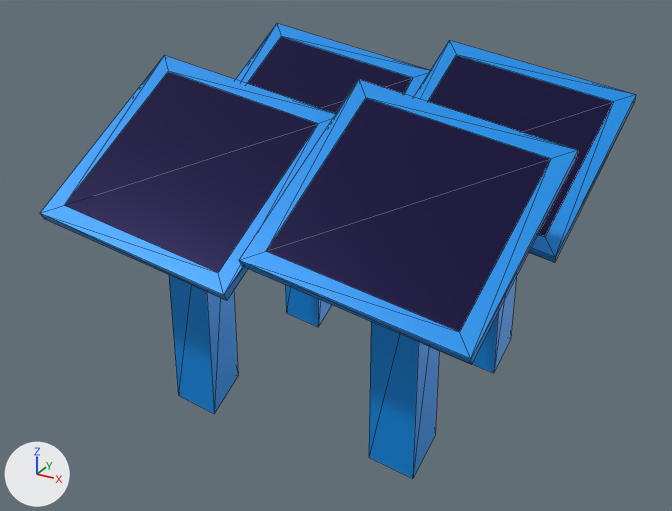
What one commit did to the glTF model assets/solar2.gltf.
Both versions are drawn from a camera (50 mm lens) standing at (1.83, -3.43, 1.71) and looking at (-0.03, -0.05, 0.02). Every picture has the same lights, and +X, +Y and +Z are marked at lower left. Mesh edges are drawn as thin lines. Where no turn or scale is listed for an object, it has been applied to the vertices. Vertices at the same position are counted once.
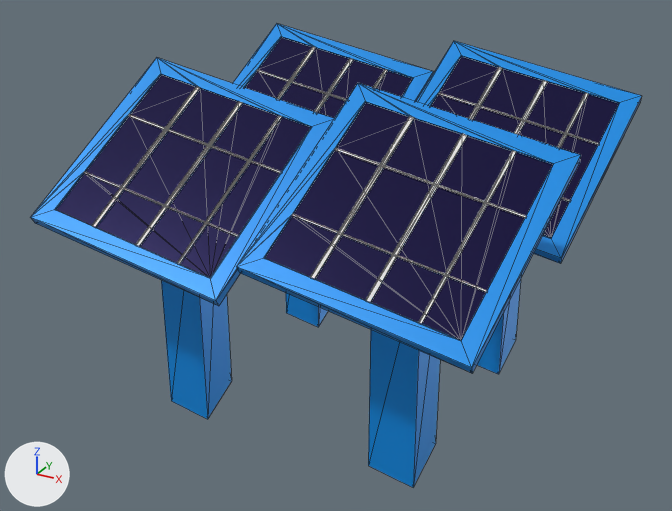
Commit message: 3d: Solar fixes

What changed in the scene script:
```text
Add mat_material_014:
    mat_material_014 = principled_material('Material.014')
    mat_material_014.base_color = (0.8, 0.8, 0.8)  # white #e7e7e7
    mat_material_014.metallic = 0.136
    mat_material_014.roughness = 0.907
Add mat_material_015:
    mat_material_015 = principled_material('Material.015')
    mat_material_015.base_color = (0.8, 0.8, 0.8)  # white #e7e7e7
    mat_material_015.metallic = 0.136
    mat_material_015.roughness = 0.907
Add mat_material_009:
    mat_material_009 = principled_material('Material.009')
    mat_material_009.base_color = (0.8, 0.8, 0.8)  # white #e7e7e7
    mat_material_009.metallic = 0.136
    mat_material_009.roughness = 0.907
Add mat_material_008:
    mat_material_008 = principled_material('Material.008')
    mat_material_008.base_color = (0.8, 0.8, 0.8)  # white #e7e7e7
    mat_material_008.metallic = 0.136
    mat_material_008.roughness = 0.907
Change me_cube:
    used by ob_cube; location = (-0.494, 0.507, 0.475)
    remove me_cube.from_pydata(...)  # 20 vertices, 36 faces; spans x -0.51..0.51, y -0.4..0.4, z -1.14..0.36
    add me_cube.from_pydata(...)  # 64 vertices, 124 faces; spans x -0.51..0.51, y -0.4..0.4, z -1.14..0.36
    me_cube part 1: 44 vertices added at x -0.42..0.43, y -0.33..0.31, z -0.28..0.3
    add me_cube.materials.append(mat_material_008)  # white #e7e7e7
Change me_cube_001:
    used by ob_cube_001; location = (0.501, 0.507, 0.475)
    remove me_cube_001.from_pydata(...)  # 20 vertices, 36 faces; spans x -0.51..0.51, y -0.4..0.4, z -1.14..0.36
    add me_cube_001.from_pydata(...)  # 64 vertices, 124 faces; spans x -0.51..0.51, y -0.4..0.4, z -1.14..0.36
    me_cube_001 part 2: 44 vertices added at x -0.42..0.43, y -0.33..0.31, z -0.28..0.3
    add me_cube_001.materials.append(mat_material_009)  # white #e7e7e7
Change me_cube_003:
    used by ob_cube_003; location = (-0.494, -0.45, 0.475)
    remove me_cube_003.from_pydata(...)  # 20 vertices, 36 faces; spans x -0.51..0.51, y -0.4..0.4, z -1.14..0.36
    add me_cube_003.from_pydata(...)  # 64 vertices, 124 faces; spans x -0.51..0.51, y -0.4..0.4, z -1.14..0.36
    me_cube_003 part 3: 44 vertices added at x -0.42..0.43, y -0.33..0.31, z -0.28..0.3
    add me_cube_003.materials.append(mat_material_015)  # white #e7e7e7
Change me_cube_002:
    used by ob_cube_002; location = (0.501, -0.45, 0.475)
    remove me_cube_002.from_pydata(...)  # 20 vertices, 36 faces; spans x -0.51..0.51, y -0.4..0.4, z -1.14..0.36
    add me_cube_002.from_pydata(...)  # 64 vertices, 124 faces; spans x -0.51..0.51, y -0.4..0.4, z -1.14..0.36
    me_cube_002 part 4: 44 vertices added at x -0.42..0.43, y -0.33..0.31, z -0.28..0.3
    add me_cube_002.materials.append(mat_material_014)  # white #e7e7e7
Change ob_cube_001:
    ob_cube_001.location: (0.501, 0.507, 0.475) -> (-0.494, -0.503, 0.475)
Change ob_cube_003:
    ob_cube_003.location: (-0.494, -0.45, 0.475) -> (0.526, 0.507, 0.475)
Change ob_cube_002:
    ob_cube_002.location: (0.501, -0.45, 0.475) -> (0.526, -0.503, 0.475)
```

What differs and where, as boxes [x1, y1, x2, y2] in the pictures (672 x 511 px):
'Cube.002', reshaped, moved: before [239, 80, 578, 478]; after [236, 83, 581, 487]
'Cube.001', reshaped, moved: before [414, 40, 636, 373]; after [31, 58, 334, 419]
'Cube.003', reshaped, moved: before [40, 55, 335, 414]; after [416, 41, 641, 374]
'Cube', reshaped: before [235, 23, 430, 327]; after [233, 23, 433, 327]
part 1 of me_cube, added: after [239, 24, 413, 118]
part 2 of me_cube_001, added: after [31, 58, 311, 278]
part 3 of me_cube_003, added: after [425, 41, 619, 238]
part 4 of me_cube_002, added: after [236, 83, 553, 340]
